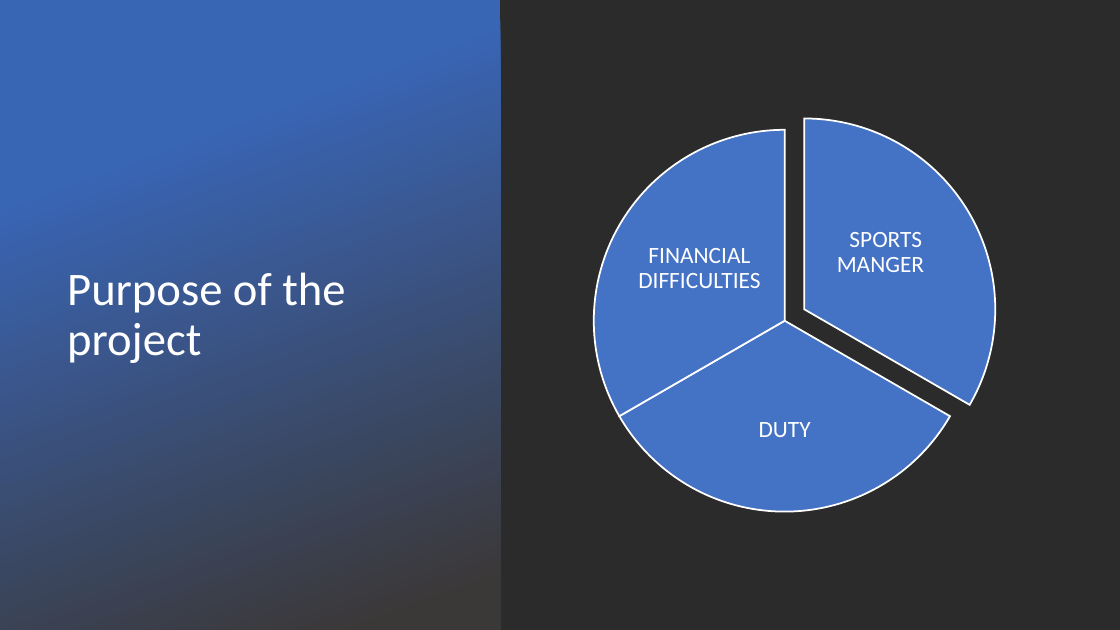
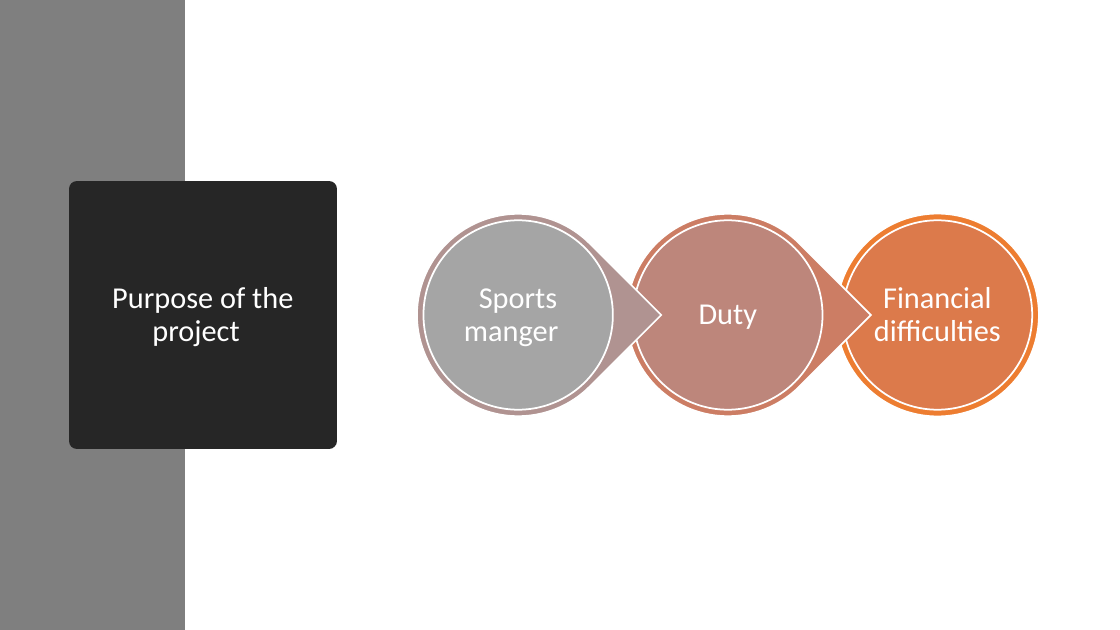
Before and after one commit to Math441Iguess/Math441NBAStuff, a slide deck: slide 2 of Creating a Championship Winning NBA Team (1).pptx. Drawn at 1120x630 pixels with LibreOffice and Linux fonts; fonts in the diff are those of the drawing; background and template pictures are left out; a plain dark background stands for a picture behind light text. Boxes give left, top, right and bottom in pixels: in the first picture for what was removed or moved away, otherwise in the second. Text is boxed around its words. In the diff, an @@ line names an element or a change of style, - is before the commit and + after.

```diff
--- a/Creating a Championship Winning NBA Team (1).pptx
+++ b/Creating a Championship Winning NBA Team (1).pptx
@@ background picture (left out) to #FFFFFF @@
@@ rectangle removed at [0, 0, 501, 630] @@
@@ rectangle added at [0, 0, 185, 630], fill #7F7F7F @@
@@ pie slice (boxed as its full ellipse) removed at [613, 118, 996, 501] @@
@@ pie slice (boxed as its full ellipse) removed at [594, 130, 976, 513] @@
@@ pie slice (boxed as its full ellipse) removed at [594, 130, 976, 513] @@
@@ title "Purpose of the project": place and size @@
-title "Purpose of the project" at [67, 272, 345, 363]
+title "Purpose of the project" at [77, 189, 329, 441]
@@ title "Purpose of the project" at [77, 189, 329, 441]: size 40 to 26 pt; alignment left to centre; fill none to #262626; outline none to #262626 13.75 pt @@
@@ group added at [375, 172, 1039, 459]: 4 ellipses, 2 teardrops @@
@@ text at [464, 288, 558, 346]: text changed; size 20 to 26 pt @@
-SPORTS MANGER
+Sports manger
@@ text at [874, 287, 1001, 341]: text changed; size 20 to 26 pt @@
-FINANCIAL DIFFICULTIES
+Financial difficulties
@@ text at [699, 304, 757, 329]: text changed; size 20 to 26 pt @@
-DUTY
+Duty
```
Also in this commit, not shown: 13 other slides changed.
